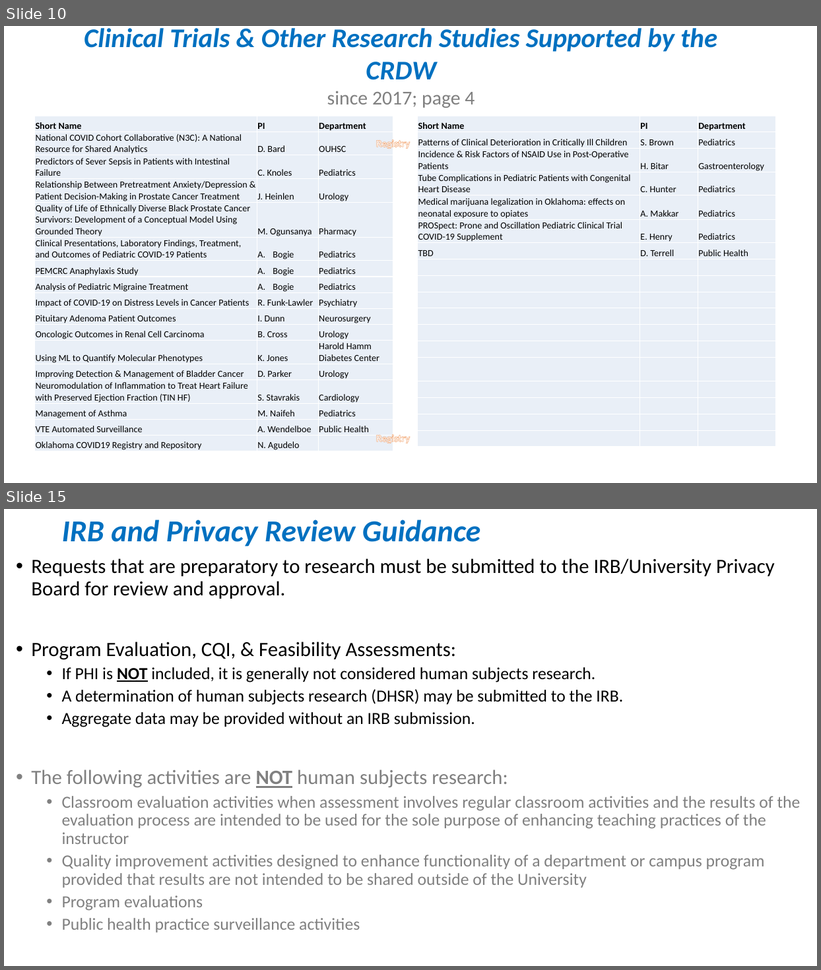
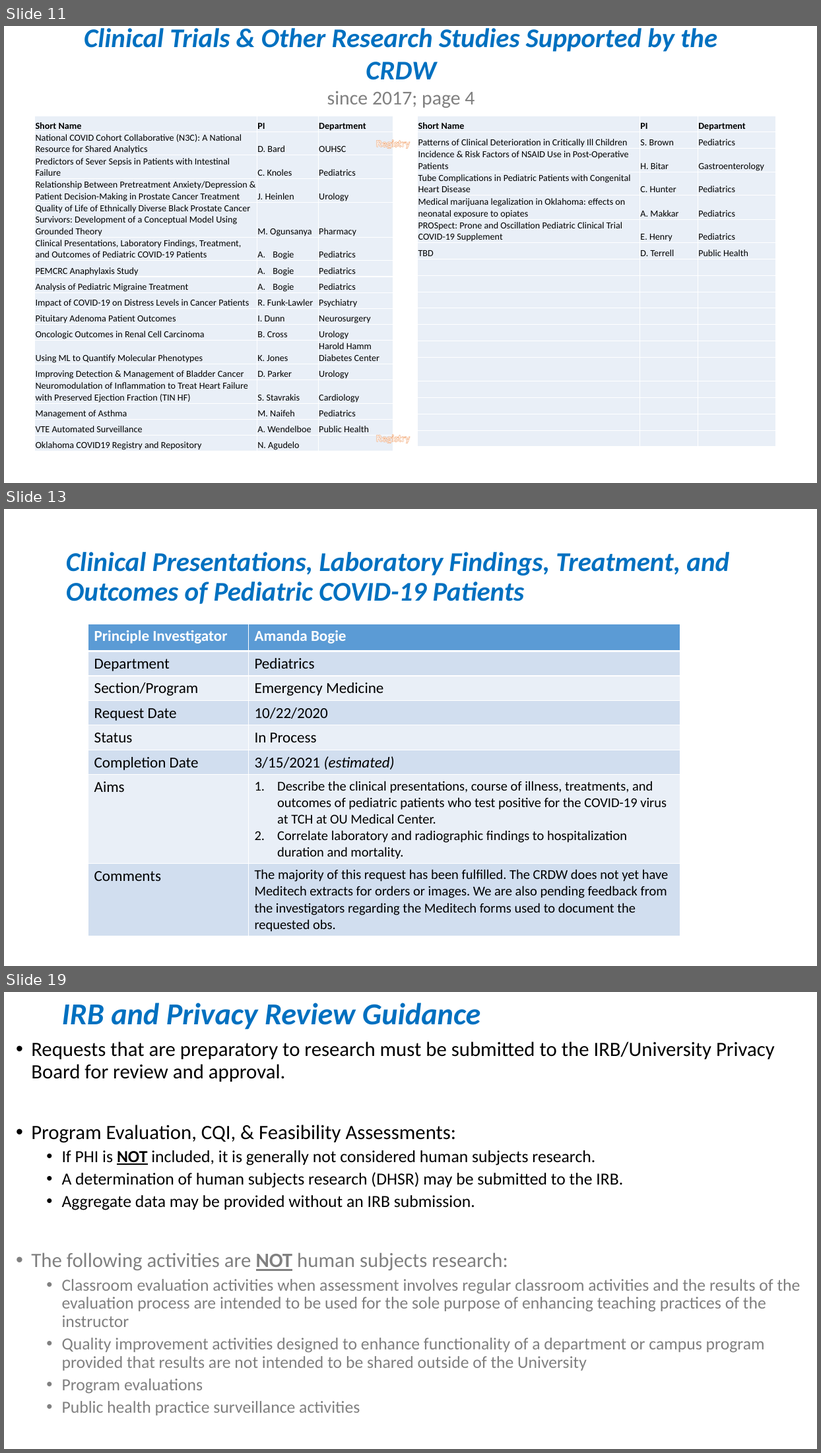
Before and after one commit to OuhscBbmc/prairie-outpost-public, a slide deck: publications/presentation-2021-02-aac/crdw-2021-02.pptx. Shown one above the other, each under a label of ours: slides 10 and 15 before the commit, slides 11, 13 and 19 after it; the slides between them are not shown. The pictures are 821x970 and 821x1453 pixels, drawn with LibreOffice and Linux fonts; fonts in the diff are those of the drawing. Boxes give left, top, right and bottom in pixels: in the first picture for what was removed or moved away, otherwise in the second. Text is boxed around its words. In the diff, an @@ line names an element or a change of style, - is before the commit and + after.

```diff
--- a/publications/presentation-2021-02-aac/crdw-2021-02.pptx
+++ b/publications/presentation-2021-02-aac/crdw-2021-02.pptx
@@ slide 13 added at bbox=[4, 509, 817, 966], background #FFFFFF @@
@@ title added at bbox=[66, 552, 729, 604], 32 pt, text #0070C0, bold, italic @@
+Clinical Presentations, Laboratory Findings, Treatment, and Outcomes of Pediatric COVID-19 Patients
@@ table added at bbox=[88, 624, 680, 935], 8 rows, 2 columns @@
+Principle Investigator | Amanda Bogie
+Department | Pediatrics
+Section/Program | Emergency Medicine
+Request Date | 10/22/2020
+Status | In Process
+Completion Date | 3/15/2021 (estimated)
+Aims | Describe the clinical presentations, course of illness, treatments, and outcomes of pediatric patients who test positive for the COVID-19 virus at TCH at OU Medical Center. / Correlate laboratory and radiographic findings to hospitalization duration and mortality.
+Comments | The majority of this request has been fulfilled. The CRDW does not yet have Meditech extracts for orders or images. We are also pending feedback from the investigators regarding the Meditech forms used to document the requested obs.
@@ what was slide 10 is now slide 11 @@
@@ what was slide 15 is now slide 19 @@
```
Also in this commit, not shown: 2 slides changed, 5 other slides added, 2 slides removed.
